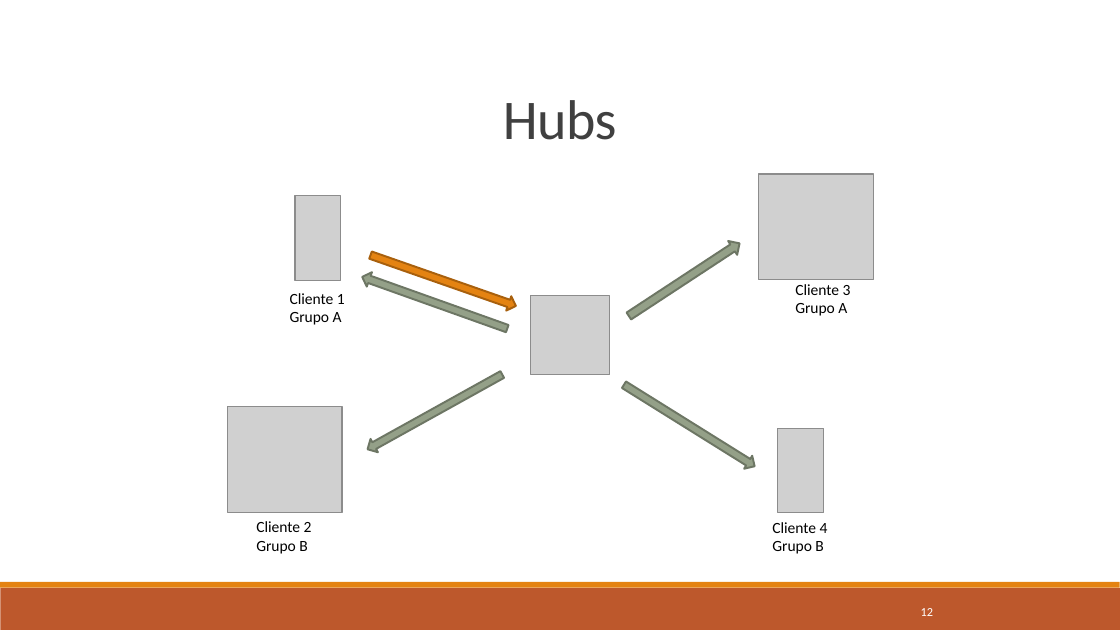
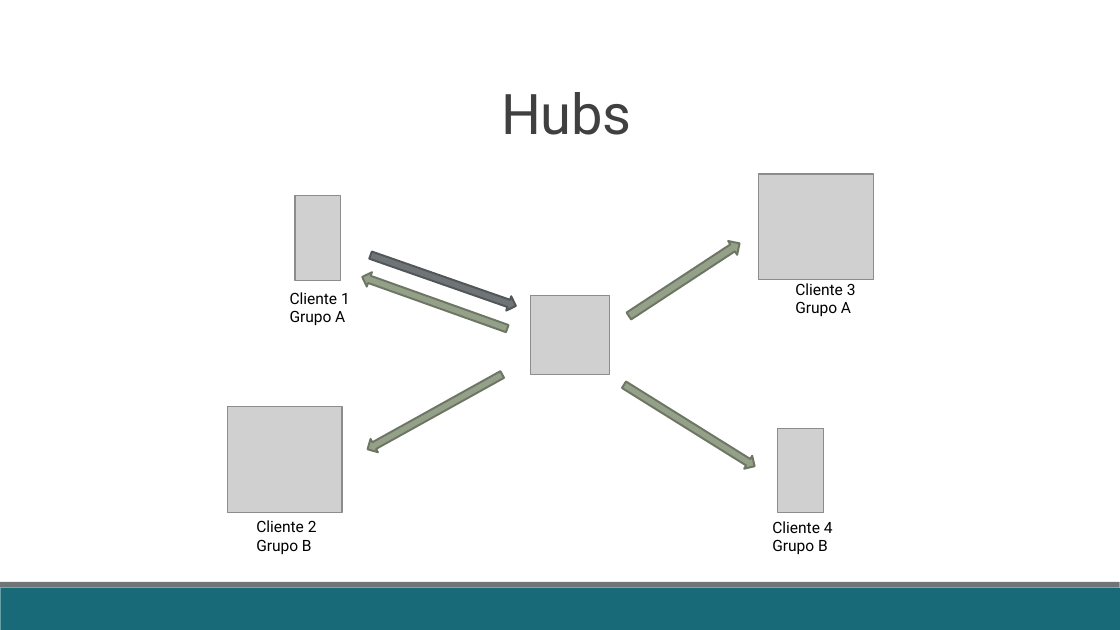
Before and after one commit to fabricioveronez/SignalR_Exemplos, a slide deck: slide 12 of docs/Apresentacao.pptx. Drawn at 1120x630 pixels with LibreOffice and Linux fonts; fonts in the diff are those of the drawing; grey boxes stand for pictures. Boxes give left, top, right and bottom in pixels: in the first picture for what was removed or moved away, otherwise in the second. Text is boxed around its words. In the diff, an @@ line names an element or a change of style, - is before the commit and + after.

```diff
--- a/docs/Apresentacao.pptx
+++ b/docs/Apresentacao.pptx
@@ font Calibri to Roboto in 5 elements at [290, 292, 350, 325], [256, 520, 317, 554], [795, 283, 856, 316], [772, 521, 833, 554], [502, 92, 631, 135] @@
@@ right arrow at [368, 248, 519, 314]: fill #E48312 to #6F7577; outline #A9610D 1.25 pt to #525758 1.25 pt @@
@@ rectangle at [0, 588, 1120, 630]: fill #BD582C to #186A78 @@
@@ rectangle at [0, 582, 1120, 588]: fill #E48312 to #6F7577 @@
@@ page number removed at [921, 608, 933, 616] @@
-12
```
Also in this commit, not shown: 17 other slides changed, 2 slides removed.
